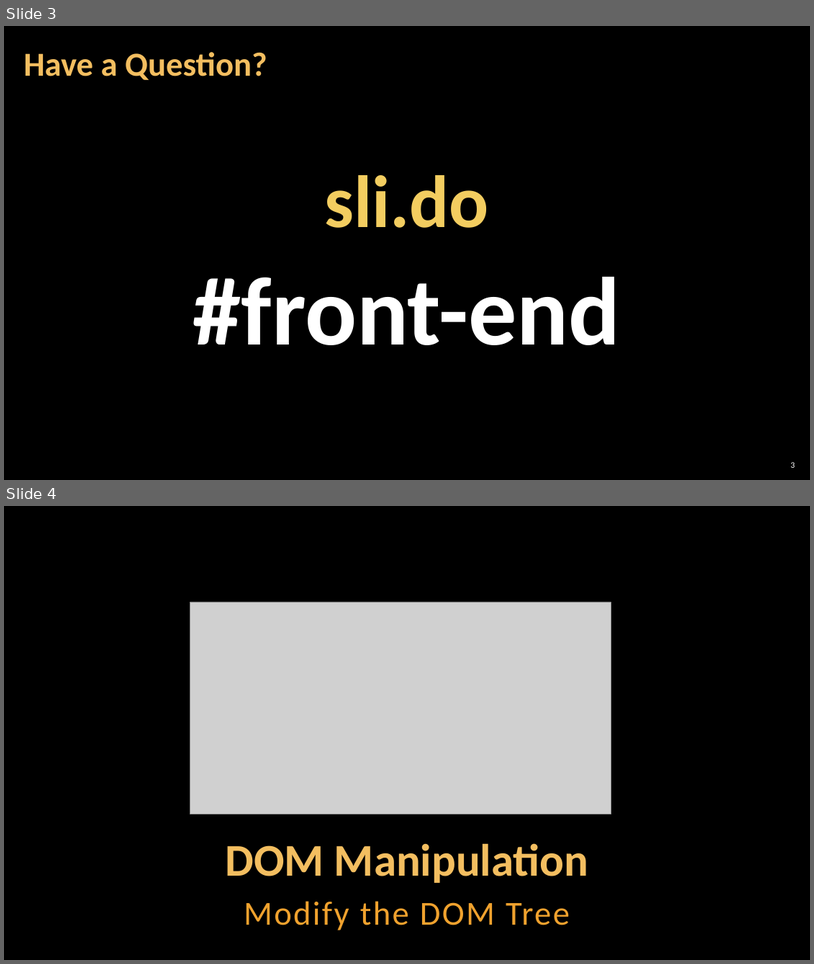
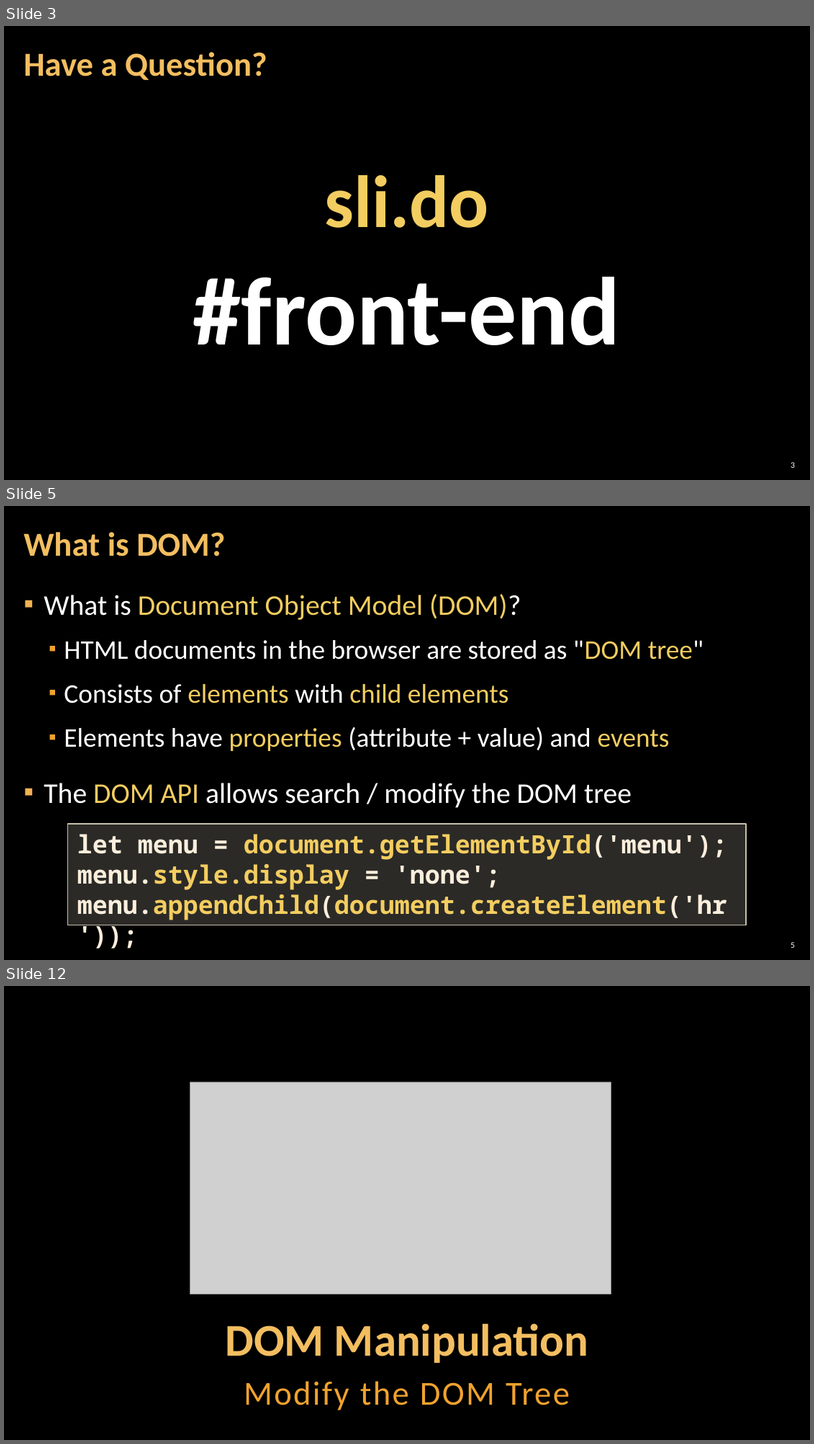
Before and after one commit to antoniaat/Front-End-Development, a slide deck: JavaScript_For_FrontEnd/02. JavaScript-for-Front-End-Introduction-to-DOM-and-Events/02. JavaScript-for-Front-End-Introduction-to-DOM-and-Events.pptx. Shown one above the other, each under a label of ours: slides 3 and 4 before the commit, slides 3, 5 and 12 after it; the slides between them are not shown. The pictures are 814x964 and 814x1444 pixels, drawn with LibreOffice and Linux fonts; fonts in the diff are those of the drawing; grey boxes stand for pictures; background and template pictures are left out. Boxes give left, top, right and bottom in pixels: in the first picture for what was removed or moved away, otherwise in the second. Text is boxed around its words. In the diff, an @@ line names an element or a change of style, - is before the commit and + after.

```diff
--- a/JavaScript_For_FrontEnd/02. JavaScript-for-Front-End-Introduction-to-DOM-and-Events/02. JavaScript-for-Front-End-Introduction-to-DOM-and-Events.pptx
+++ b/JavaScript_For_FrontEnd/02. JavaScript-for-Front-End-Introduction-to-DOM-and-Events/02. JavaScript-for-Front-End-Introduction-to-DOM-and-Events.pptx
@@ slide 5 added at (4, 506, 810, 960), background picture (left out) @@
@@ title added at (23, 532, 225, 556), 40 pt, text #F3BE60, bold @@
+What is DOM?
@@ text added at (44, 594, 704, 808), 32 pt, text #FFFFFF @@
+▪ What is Document Object Model (DOM)?
+  ▪ HTML documents in the browser are stored as "DOM tree"
+  ▪ Consists of elements with child elements
+  ▪ Elements have properties (attribute + value) and events
+▪ The DOM API allows search / modify the DOM tree
@@ rectangle added at (67, 824, 746, 924), fill #D9D5C7 at 20% opacity, outline #C7BFAC 1 pt, 30 pt, text #F3CD60, bold @@
+  let menu = document.getElementById('menu');
+  menu.style.display = 'none';
+  menu.appendChild(document.createElement('hr'));
@@ page number added at (791, 942, 795, 947), 10 pt, text #FFFFFF @@
+5
@@ what was slide 4 is now slide 12 @@
```
Also in this commit, not shown: 3 slides changed, 8 other slides added, 1 slide removed, 12 other files.
